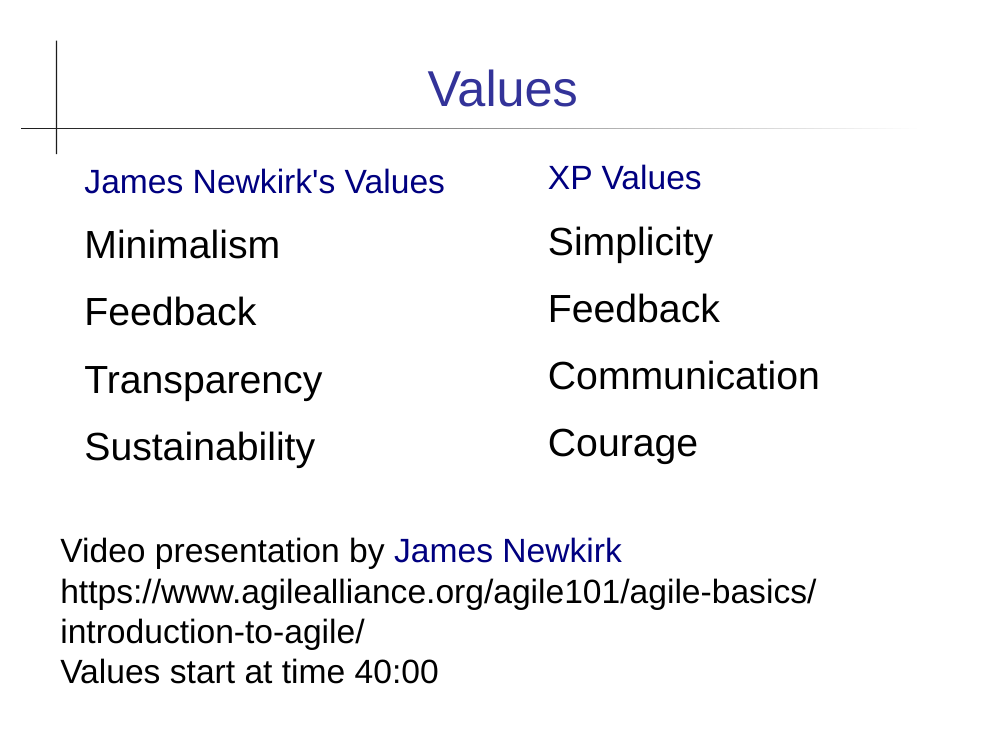
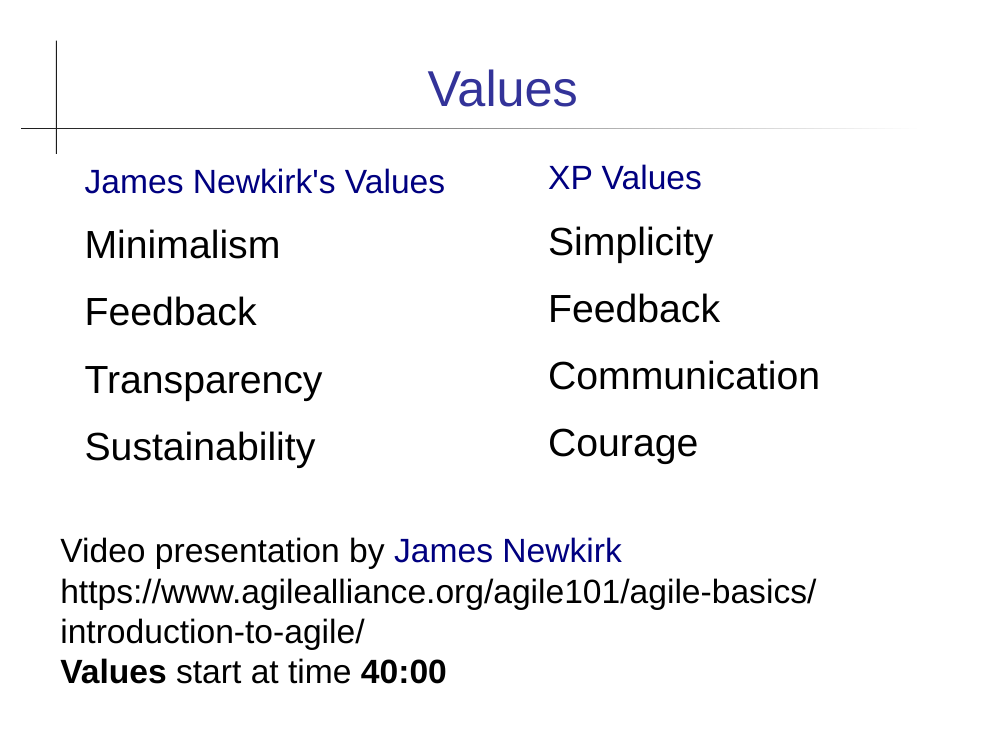
Before and after one commit to cpske/ISP, a slide deck: slide 4 of agile/Agile.ppt. Drawn at 1008x756 pixels with LibreOffice and Linux fonts; fonts in the diff are those of the drawing. Boxes give left, top, right and bottom in pixels: in the first picture for what was removed or moved away, otherwise in the second. Text is boxed around its words. In the diff, an @@ line names an element or a change of style, - is before the commit and + after.

Commit message:
update slides on Agile

```diff
--- a/agile/Agile.ppt
+++ b/agile/Agile.ppt
@@ text "Video presentation by James Newkirk" at [60,537,816,684]: bold on in "Values 40:00" @@
```
Also in this commit, not shown: 2 other slides changed, 1 other file.
